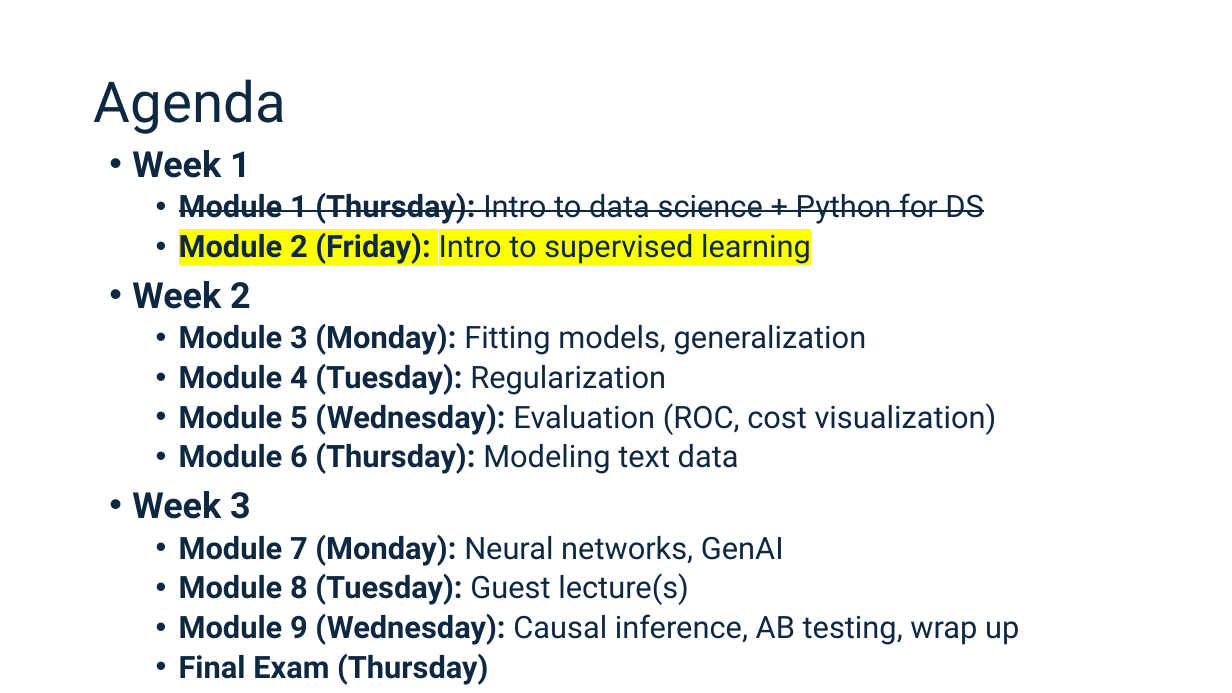
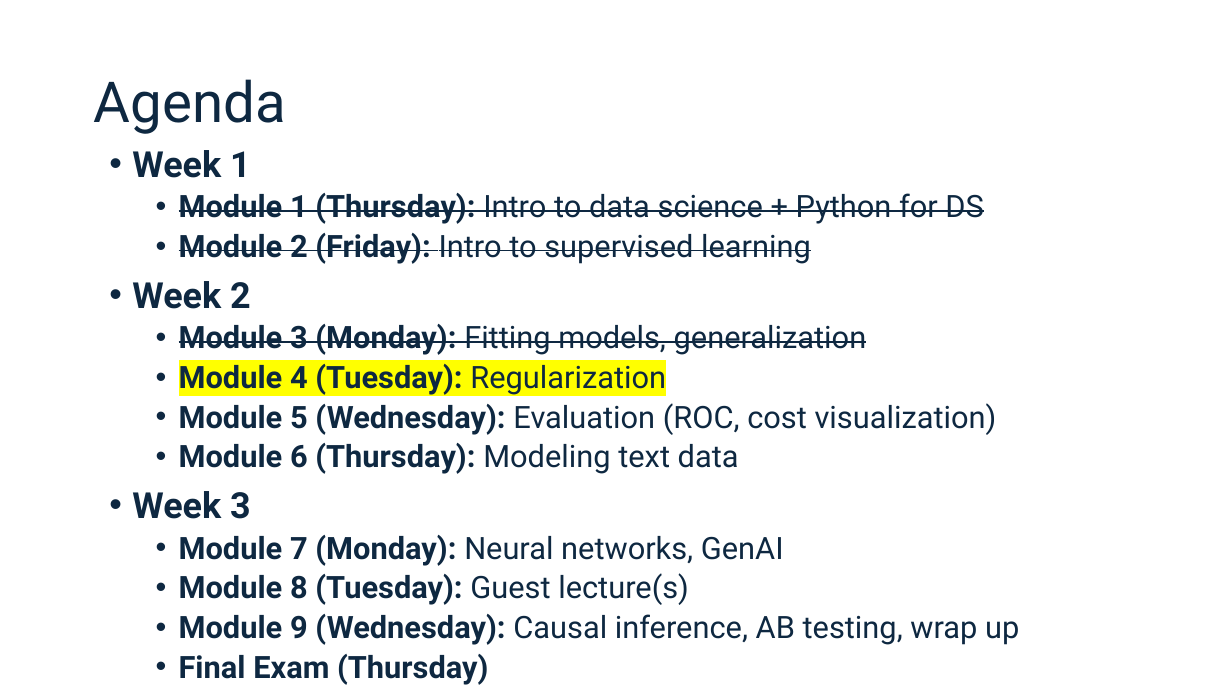
Before and after one commit to connordouglas10/DS-Tech-2025January, a slide deck: slide 6 of Modules/Module4/Slides 4.pptx (slide 17 before the commit). Drawn at 1232x693 pixels with LibreOffice and Linux fonts; fonts in the diff are those of the drawing. Boxes give left, top, right and bottom in pixels: in the first picture for what was removed or moved away, otherwise in the second. Text is boxed around its words. In the diff, an @@ line names an element or a change of style, - is before the commit and + after.

```diff
--- a/Modules/Module4/Slides 4.pptx
+++ b/Modules/Module4/Slides 4.pptx
@@ text at box(179, 233, 867, 395): highlight #FFFF00 to none in "Module 2 (Friday): Intro to supervised learning"; strikethrough on in "Module 2 (Friday): Intro to supervised learning", "Module 3 (Monday): Fitting models, generalization"; highlight none to #FFFF00 in "Module 4 (Tuesday): Regularization" @@
```
Also in this commit, not shown: 7 other slides changed, 2 slides added, 19 slides removed, 4 other files.
